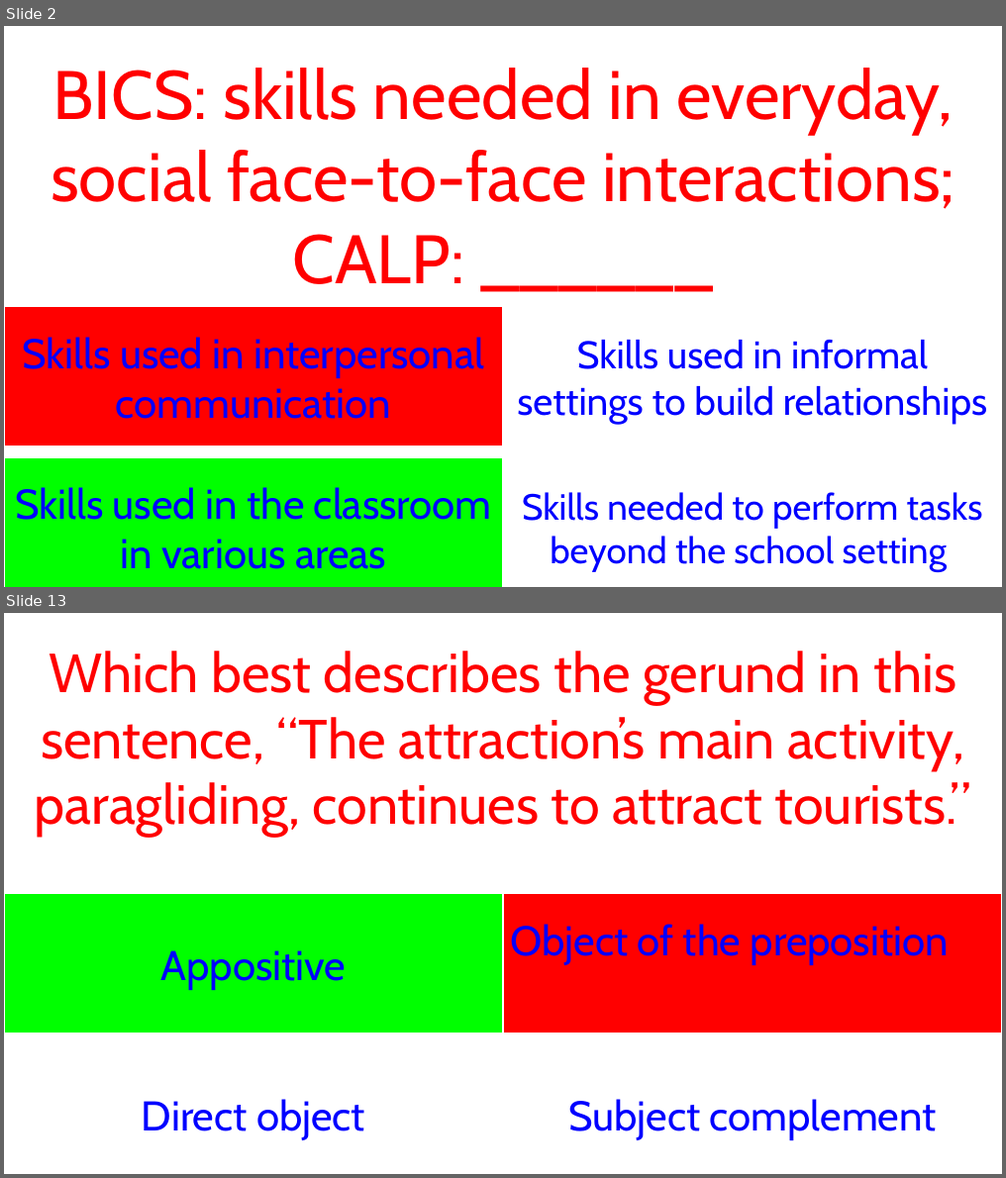
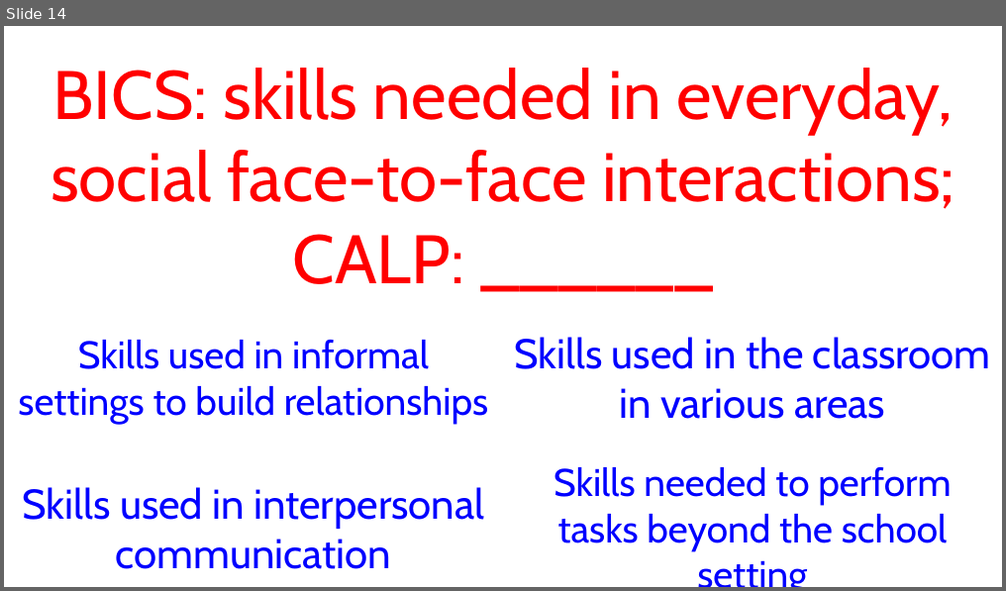
Before and after one commit to JoshuaRifareal/LET-Flashcards, a slide deck: Cards.pptm. Shown one above the other, each under a label of ours: slides 2 and 13 before the commit, slide 14 after it; the slides between them are not shown. The pictures are 1006x1178 and 1006x591 pixels, drawn with LibreOffice and Linux fonts; fonts in the diff are those of the drawing. Boxes give left, top, right and bottom in pixels: in the first picture for what was removed or moved away, otherwise in the second. Text is boxed around its words. In the diff, an @@ line names an element or a change of style, - is before the commit and + after.

```diff
--- a/Cards.pptm
+++ b/Cards.pptm
@@ slide 13 removed at (x1=4, y1=613, x2=1002, y2=1174), background #FFFFFF @@
@@ text removed at (x1=35, y1=651, x2=971, y2=837) @@
-Which best describes the gerund in this sentence, “The attraction’s main activity, paragliding, continues to attract tourists.”
@@ action button blank removed at (x1=4, y1=894, x2=503, y2=1035) @@
-Appositive
@@ action button blank removed at (x1=503, y1=894, x2=1002, y2=1035) @@
-Object of the preposition
@@ action button blank removed at (x1=4, y1=1045, x2=503, y2=1174) @@
-Direct object
@@ action button blank removed at (x1=503, y1=1045, x2=1002, y2=1174) @@
-Subject complement
@@ what was slide 2 is now slide 14 @@
@@ slide 14 changed as well @@
@@ action button blank "Skills used in informal settings ..." at (x1=4, y1=307, x2=503, y2=448): fill #FF0000 to #FFFFFF @@
@@ text in action button blank at (x1=18, y1=340, x2=489, y2=424): text changed; size 40 to 37 pt @@
-Skills used in interpersonal communication
+Skills used in informal settings to build relationships
@@ text in action button blank at (x1=514, y1=337, x2=991, y2=419): text changed; size 37 to 40 pt @@
-Skills used in informal settings to build relationships
+Skills used in the classroom in various areas
@@ action button blank "Skills used in interpersonal communication" at (x1=4, y1=458, x2=503, y2=587): fill #00FF00 to #FFFFFF @@
@@ action button blank "Skills needed to perform tasks ..." at (x1=503, y1=458, x2=1002, y2=587): size 35 to 37 pt @@
@@ text in action button blank at (x1=22, y1=487, x2=484, y2=570): text changed @@
-Skills used in the classroom in various areas
+Skills used in interpersonal communication
```
Also in this commit, not shown: 9 other slides changed, 6 slides added, 90 other slides removed.
